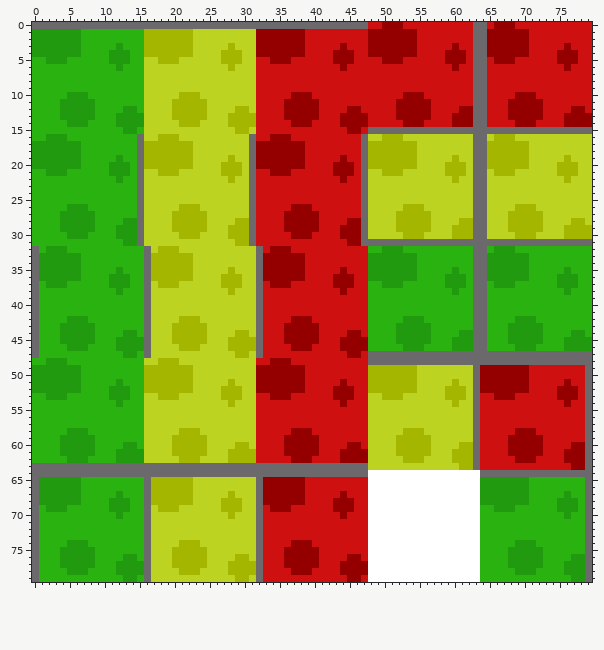
Edited in one commit: sprite sheet (Source/Graphics/MainMenuScene.png). The first picture shows the starting point.
The file is 80x80 pixels.
Once edited:
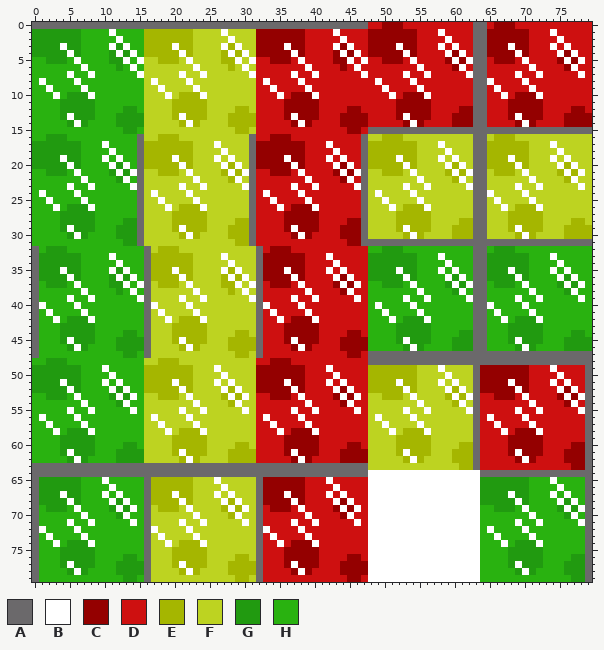
Palette (. is transparent): A #6b696b  B #ffffff  C #940000  D #ce1010  E #a5b600  F #bdd321  G #219a10  H #29b210
Diff:
y 1: x 11 H -> B; x 27 F -> B; x 43 D -> B; x 58 D -> B; x 74 D -> B
y 2: x 12 H -> B; x 28 F -> B; x 44 D -> B; x 59 D -> B; x 75 D -> B
y 3: x 4 G -> B; x 11 H -> B; x 13 H -> B; x 20 E -> B; x 27 F -> B; x 29 F -> B; x 36 C -> B; x 43 D -> B; x 45 D -> B; x 52 C -> B; x 58 D -> B; x 60 C -> B; x 68 C -> B; x 74 D -> B; x 76 C -> B
y 4: x 5 G -> B; x 12 G -> B; x 14 H -> B; x 21 E -> B; x 28 E -> B; x 30 F -> B; x 37 C -> B; x 44 C -> B; x 46 D -> B; x 53 C -> B; x 59 C -> B; x 61 C -> B; x 69 C -> B; x 75 C -> B; x 77 C -> B
y 5: x 6 H -> B; x 13 G -> B; x 15 H -> B; x 22 F -> B; x 29 E -> B; x 31 F -> B; x 38 D -> B; x 45 C -> B; x 47 D -> B; x 54 D -> B; x 60 C -> B; x 62 D -> B; x 70 D -> B; x 76 C -> B; x 78 D -> B
y 6: x 7 H -> B; x 14 H -> B; x 23 F -> B; x 30 F -> B; x 39 D -> B; x 46 D -> B; x 55 D -> B; x 61 D -> B; x 71 D -> B; x 77 D -> B
y 7: x 5 H -> B; x 8 H -> B; x 15 H -> B; x 21 F -> B; x 24 F -> B; x 31 F -> B; x 37 D -> B; x 40 D -> B; x 47 D -> B; x 53 D -> B; x 56 D -> B; x 62 D -> B; x 69 D -> B; x 72 D -> B; x 78 D -> B
y 8: x 1 H -> B; x 6 H -> B; x 17 F -> B; x 22 F -> B; x 33 D -> B; x 38 D -> B; x 49 D -> B; x 54 D -> B; x 65 D -> B; x 70 D -> B
y 9: x 2 H -> B; x 7 H -> B; x 18 F -> B; x 23 F -> B; x 34 D -> B; x 39 D -> B; x 50 D -> B; x 55 D -> B; x 66 D -> B; x 71 D -> B
y 10: x 3 H -> B; x 8 H -> B; x 19 F -> B; x 24 F -> B; x 35 D -> B; x 40 D -> B; x 51 D -> B; x 56 D -> B; x 67 D -> B; x 72 D -> B
y 13: x 5 G -> B; x 21 E -> B; x 37 C -> B; x 53 C -> B; x 69 C -> B
y 14: x 6 G -> B; x 22 E -> B; x 38 C -> B; x 54 C -> B; x 70 C -> B
y 17: x 10 H -> B; x 26 F -> B; x 42 D -> B; x 58 F -> B; x 74 F -> B
y 18: x 11 H -> B; x 27 F -> B; x 43 D -> B; x 59 F -> B; x 75 F -> B
y 19: x 4 G -> B; x 10 H -> B; x 12 G -> B; x 20 E -> B; x 26 F -> B; x 28 E -> B; x 36 C -> B; x 42 D -> B; x 44 C -> B; x 52 E -> B; x 58 F -> B; x 60 E -> B; x 68 E -> B; x 74 F -> B; x 76 E -> B
y 20: x 5 G -> B; x 11 G -> B; x 13 G -> B; x 21 E -> B; x 27 E -> B; x 29 E -> B; x 37 C -> B; x 43 C -> B; x 45 C -> B; x 53 E -> B; x 59 E -> B; x 61 E -> B; x 69 E -> B; x 75 E -> B; x 77 E -> B
y 21: x 6 H -> B; x 12 G -> B; x 14 H -> B; x 22 F -> B; x 28 E -> B; x 30 F -> B; x 38 D -> B; x 44 C -> B; x 46 D -> B; x 54 F -> B; x 60 E -> B; x 62 F -> B; x 70 F -> B; x 76 E -> B; x 78 F -> B
y 22: x 7 H -> B; x 13 H -> B; x 23 F -> B; x 29 F -> B; x 39 D -> B; x 45 D -> B; x 55 F -> B; x 61 F -> B; x 71 F -> B; x 77 F -> B
y 23: x 5 H -> B; x 8 H -> B; x 14 H -> B; x 21 F -> B; x 24 F -> B; x 30 F -> B; x 37 D -> B; x 40 D -> B; x 46 D -> B; x 53 F -> B; x 56 F -> B; x 62 F -> B; x 69 F -> B; x 72 F -> B; x 78 F -> B
y 24: x 1 H -> B; x 6 H -> B; x 17 F -> B; x 22 F -> B; x 33 D -> B; x 38 D -> B; x 49 F -> B; x 54 F -> B; x 65 F -> B; x 70 F -> B
y 25: x 2 H -> B; x 7 H -> B; x 18 F -> B; x 23 F -> B; x 34 D -> B; x 39 D -> B; x 50 F -> B; x 55 F -> B; x 66 F -> B; x 71 F -> B
y 26: x 3 H -> B; x 8 H -> B; x 19 F -> B; x 24 F -> B; x 35 D -> B; x 40 D -> B; x 51 F -> B; x 56 F -> B; x 67 F -> B; x 72 F -> B
y 29: x 5 G -> B; x 21 E -> B; x 37 C -> B; x 53 E -> B; x 69 E -> B
y 30: x 6 G -> B; x 22 E -> B; x 38 C -> B; x 54 E -> B; x 70 E -> B
y 33: x 11 H -> B; x 27 F -> B; x 42 D -> B; x 58 H -> B; x 74 H -> B
y 34: x 12 H -> B; x 28 F -> B; x 43 D -> B; x 59 H -> B; x 75 H -> B
y 35: x 4 G -> B; x 11 H -> B; x 13 H -> B; x 20 E -> B; x 27 F -> B; x 29 F -> B; x 36 C -> B; x 42 D -> B; x 44 C -> B; x 52 G -> B; x 58 H -> B; x 60 G -> B; x 68 G -> B; x 74 H -> B; x 76 G -> B
y 36: x 5 G -> B; x 12 G -> B; x 14 H -> B; x 21 E -> B; x 28 E -> B; x 30 F -> B; x 37 C -> B; x 43 C -> B; x 45 C -> B; x 53 G -> B; x 59 G -> B; x 61 G -> B; x 69 G -> B; x 75 G -> B; x 77 G -> B
y 37: x 6 H -> B; x 13 G -> B; x 15 H -> B; x 22 F -> B; x 29 E -> B; x 31 F -> B; x 38 D -> B; x 44 C -> B; x 46 D -> B; x 54 H -> B; x 60 G -> B; x 62 H -> B; x 70 H -> B; x 76 G -> B; x 78 H -> B
y 38: x 7 H -> B; x 14 H -> B; x 23 F -> B; x 30 F -> B; x 39 D -> B; x 45 D -> B; x 55 H -> B; x 61 H -> B; x 71 H -> B; x 77 H -> B
y 39: x 5 H -> B; x 8 H -> B; x 15 H -> B; x 21 F -> B; x 24 F -> B; x 31 F -> B; x 37 D -> B; x 40 D -> B; x 46 D -> B; x 53 H -> B; x 56 H -> B; x 62 H -> B; x 69 H -> B; x 72 H -> B; x 78 H -> B
y 40: x 1 H -> B; x 6 H -> B; x 17 F -> B; x 22 F -> B; x 33 D -> B; x 38 D -> B; x 49 H -> B; x 54 H -> B; x 65 H -> B; x 70 H -> B
y 41: x 2 H -> B; x 7 H -> B; x 18 F -> B; x 23 F -> B; x 34 D -> B; x 39 D -> B; x 50 H -> B; x 55 H -> B; x 66 H -> B; x 71 H -> B
y 42: x 3 H -> B; x 8 H -> B; x 19 F -> B; x 24 F -> B; x 35 D -> B; x 40 D -> B; x 51 H -> B; x 56 H -> B; x 67 H -> B; x 72 H -> B
y 45: x 5 G -> B; x 21 E -> B; x 37 C -> B; x 53 G -> B; x 69 G -> B
y 46: x 6 G -> B; x 22 E -> B; x 38 C -> B; x 54 G -> B; x 70 G -> B
y 49: x 10 H -> B; x 26 F -> B; x 42 D -> B; x 58 F -> B; x 74 D -> B
y 50: x 11 H -> B; x 27 F -> B; x 43 D -> B; x 59 F -> B; x 75 D -> B
y 51: x 4 G -> B; x 10 H -> B; x 12 G -> B; x 20 E -> B; x 26 F -> B; x 28 E -> B; x 36 C -> B; x 42 D -> B; x 44 C -> B; x 52 E -> B; x 58 F -> B; x 60 E -> B; x 68 C -> B; x 74 D -> B; x 76 C -> B
y 52: x 5 G -> B; x 11 G -> B; x 13 G -> B; x 21 E -> B; x 27 E -> B; x 29 E -> B; x 37 C -> B; x 43 C -> B; x 45 C -> B; x 53 E -> B; x 59 E -> B; x 61 E -> B; x 69 C -> B; x 75 C -> B; x 77 C -> B
y 53: x 6 H -> B; x 12 G -> B; x 14 H -> B; x 22 F -> B; x 28 E -> B; x 30 F -> B; x 38 D -> B; x 44 C -> B; x 46 D -> B; x 54 F -> B; x 60 E -> B; x 62 F -> B; x 70 D -> B; x 76 C -> B; x 78 D -> B
y 54: x 7 H -> B; x 13 H -> B; x 23 F -> B; x 29 F -> B; x 39 D -> B; x 45 D -> B; x 55 F -> B; x 61 F -> B; x 71 D -> B; x 77 D -> B
y 55: x 5 H -> B; x 8 H -> B; x 14 H -> B; x 21 F -> B; x 24 F -> B; x 30 F -> B; x 37 D -> B; x 40 D -> B; x 46 D -> B; x 53 F -> B; x 56 F -> B; x 62 F -> B; x 69 D -> B; x 72 D -> B; x 78 D -> B
y 56: x 1 H -> B; x 6 H -> B; x 17 F -> B; x 22 F -> B; x 33 D -> B; x 38 D -> B; x 49 F -> B; x 54 F -> B; x 65 D -> B; x 70 D -> B
y 57: x 2 H -> B; x 7 H -> B; x 18 F -> B; x 23 F -> B; x 34 D -> B; x 39 D -> B; x 50 F -> B; x 55 F -> B; x 66 D -> B; x 71 D -> B
y 58: x 3 H -> B; x 8 H -> B; x 19 F -> B; x 24 F -> B; x 35 D -> B; x 40 D -> B; x 51 F -> B; x 56 F -> B; x 67 D -> B; x 72 D -> B
y 61: x 5 G -> B; x 21 E -> B; x 37 C -> B; x 53 E -> B; x 69 C -> B
y 62: x 6 G -> B; x 22 E -> B; x 38 C -> B; x 54 E -> B; x 70 C -> B
y 65: x 10 H -> B; x 26 F -> B; x 42 D -> B; x 74 H -> B
y 66: x 11 H -> B; x 27 F -> B; x 43 D -> B; x 75 H -> B
y 67: x 4 G -> B; x 10 H -> B; x 12 G -> B; x 20 E -> B; x 26 F -> B; x 28 E -> B; x 36 C -> B; x 42 D -> B; x 44 C -> B; x 68 G -> B; x 74 H -> B; x 76 G -> B
y 68: x 5 G -> B; x 11 G -> B; x 13 G -> B; x 21 E -> B; x 27 E -> B; x 29 E -> B; x 37 C -> B; x 43 C -> B; x 45 C -> B; x 69 G -> B; x 75 G -> B; x 77 G -> B
y 69: x 6 H -> B; x 12 G -> B; x 14 H -> B; x 22 F -> B; x 28 E -> B; x 30 F -> B; x 38 D -> B; x 44 C -> B; x 46 D -> B; x 70 H -> B; x 76 G -> B; x 78 H -> B
y 70: x 7 H -> B; x 13 H -> B; x 23 F -> B; x 29 F -> B; x 39 D -> B; x 45 D -> B; x 71 H -> B; x 77 H -> B
y 71: x 5 H -> B; x 8 H -> B; x 14 H -> B; x 21 F -> B; x 24 F -> B; x 30 F -> B; x 37 D -> B; x 40 D -> B; x 46 D -> B; x 69 H -> B; x 72 H -> B; x 78 H -> B
y 72: x 1 H -> B; x 6 H -> B; x 17 F -> B; x 22 F -> B; x 33 D -> B; x 38 D -> B; x 65 H -> B; x 70 H -> B
y 73: x 2 H -> B; x 7 H -> B; x 18 F -> B; x 23 F -> B; x 34 D -> B; x 39 D -> B; x 66 H -> B; x 71 H -> B
y 74: x 3 H -> B; x 8 H -> B; x 19 F -> B; x 24 F -> B; x 35 D -> B; x 40 D -> B; x 67 H -> B; x 72 H -> B
y 77: x 5 G -> B; x 21 E -> B; x 37 C -> B; x 69 G -> B
y 78: x 6 G -> B; x 22 E -> B; x 38 C -> B; x 70 G -> B
Where, in picture pixels (left, top, right, bottom), the same in both pictures:
changed: (39, 29, 585, 575)
